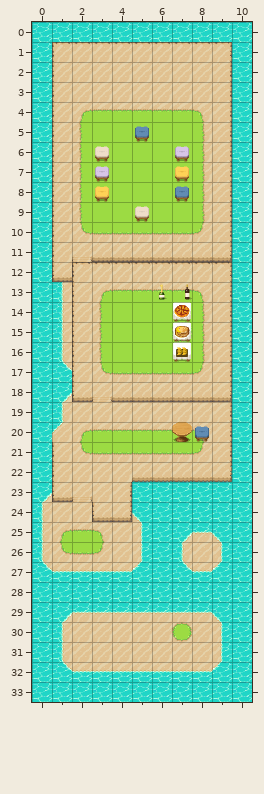
One commit to this Tiled map (JSON): piratesmap.tmj. Above, as it was before the edit.
Cells are 32x32 px. Shown: x 0..10, y 0..33. Not drawn, because the pictures are missing: unchanged layer "deco".
And afterwards:
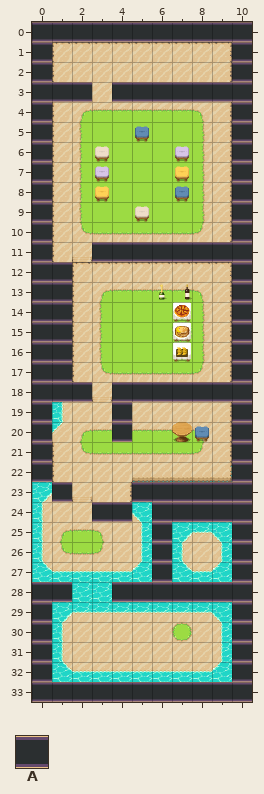
Key: from "WA_Room_Builder": A 104.
_ is an empty cell.
Tiles of an added or newly shown layer are drawn over the layers below it.
Commit: ajout piratesmap avec collisions 3
The exact change:
Layer "collisions" (now shown):
The author put tile A in row 0 at x 0 to 10; in rows 1 to 2 at x 0 and 10; in row 3 at x 0 to 2 and 4 to 10; in rows 4 to 10 at x 0 and 10; in row 11 at x 0 and 3 to 10; in rows 12 to 17 at x 0 to 1 and 10.
The author put tile A in row 18 at x 0 to 2 and 4 to 10; in rows 19 to 20 at x 0, 4 and 10; in rows 21 to 22 at x 0 and 10; in row 23 at x 1 and 5 to 10; in row 24 at x 3 to 4 and 6 to 10; in rows 25 to 27 at x 6 and 10.
The author put tile A in row 28 at x 0 to 1 and 4 to 10; in rows 29 to 32 at x 0 and 10; in row 33 at x 0 to 10.
